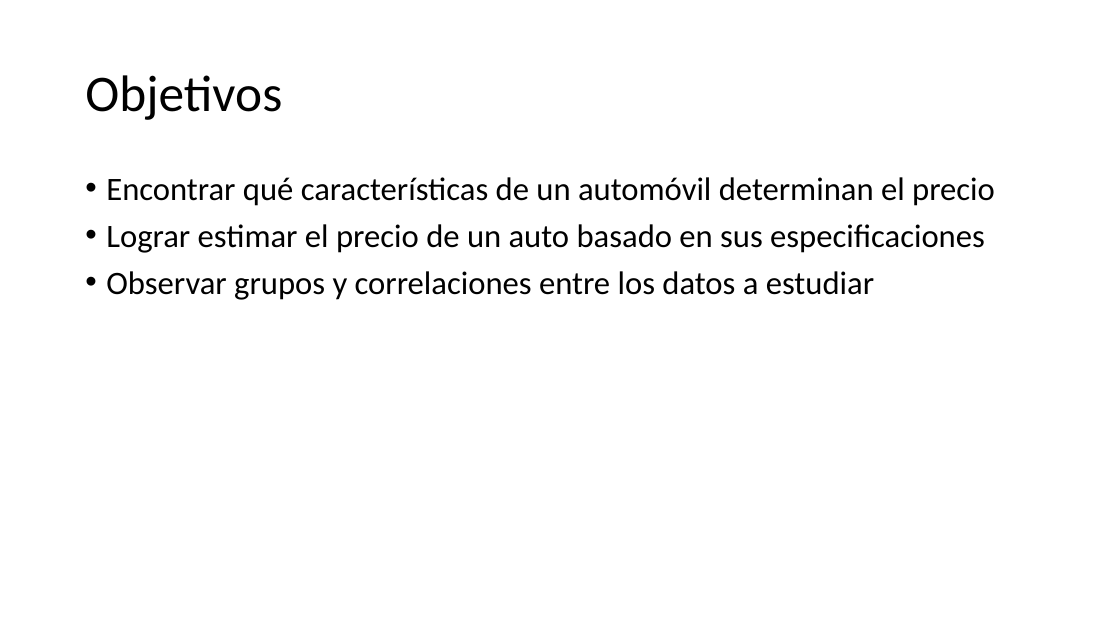
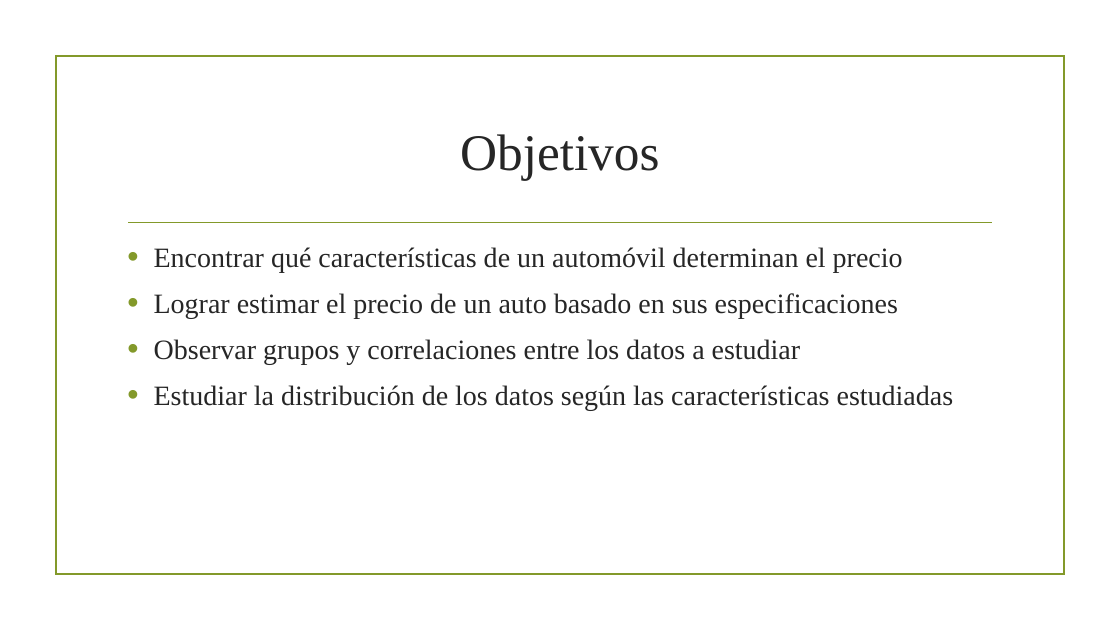
Before and after one commit to AlonsoCasanova/Proyecto-IMT2200, a slide deck: slide 3 of presentacion.pptx. Drawn at 1120x630 pixels with LibreOffice and Linux fonts; fonts in the diff are those of the drawing; background and template pictures are left out. Boxes give left, top, right and bottom in pixels: in the first picture for what was removed or moved away, otherwise in the second. Text is boxed around its words. In the diff, an @@ line names an element or a change of style, - is before the commit and + after.

```diff
--- a/presentacion.pptx
+++ b/presentacion.pptx
@@ rectangle added at box(55, 56, 1064, 575), outline #83992A 1.25 pt @@
@@ title "Objetivos": place and size @@
-title "Objetivos" at box(85, 75, 282, 120)
+title "Objetivos" at box(460, 134, 659, 181)
@@ title "Objetivos" at box(460, 134, 659, 181): font Calibri to Times New Roman, text colour #000000 to #262626; alignment left to centre; line spacing 0.9 to 1 @@
@@ text "Encontrar qué características de un ...": place and size @@
-text "Encontrar qué características de un ..." at box(106, 177, 995, 300)
+text "Encontrar qué características de un ..." at box(154, 247, 954, 411)
@@ line added from (129, 223) to (992, 223), #83992A 1.25 pt @@
@@ text at box(154, 247, 903, 365): size 28 to 24 pt, font Calibri to Times New Roman, text colour #000000 to #262626 in "Encontrar qué características de un automóvil determinan ...", "Lograr estimar el precio de un auto ...", "Observar grupos y correlaciones entre los datos ..."; indent changed; line spacing 0.9 to 1 @@
@@ text at box(154, 385, 954, 411): paragraph added @@
+• Estudiar la distribución de los datos según las características estudiadas
```
Also in this commit, not shown: 6 other slides changed, 2 slides added, 1 slide removed, 4 other files.
